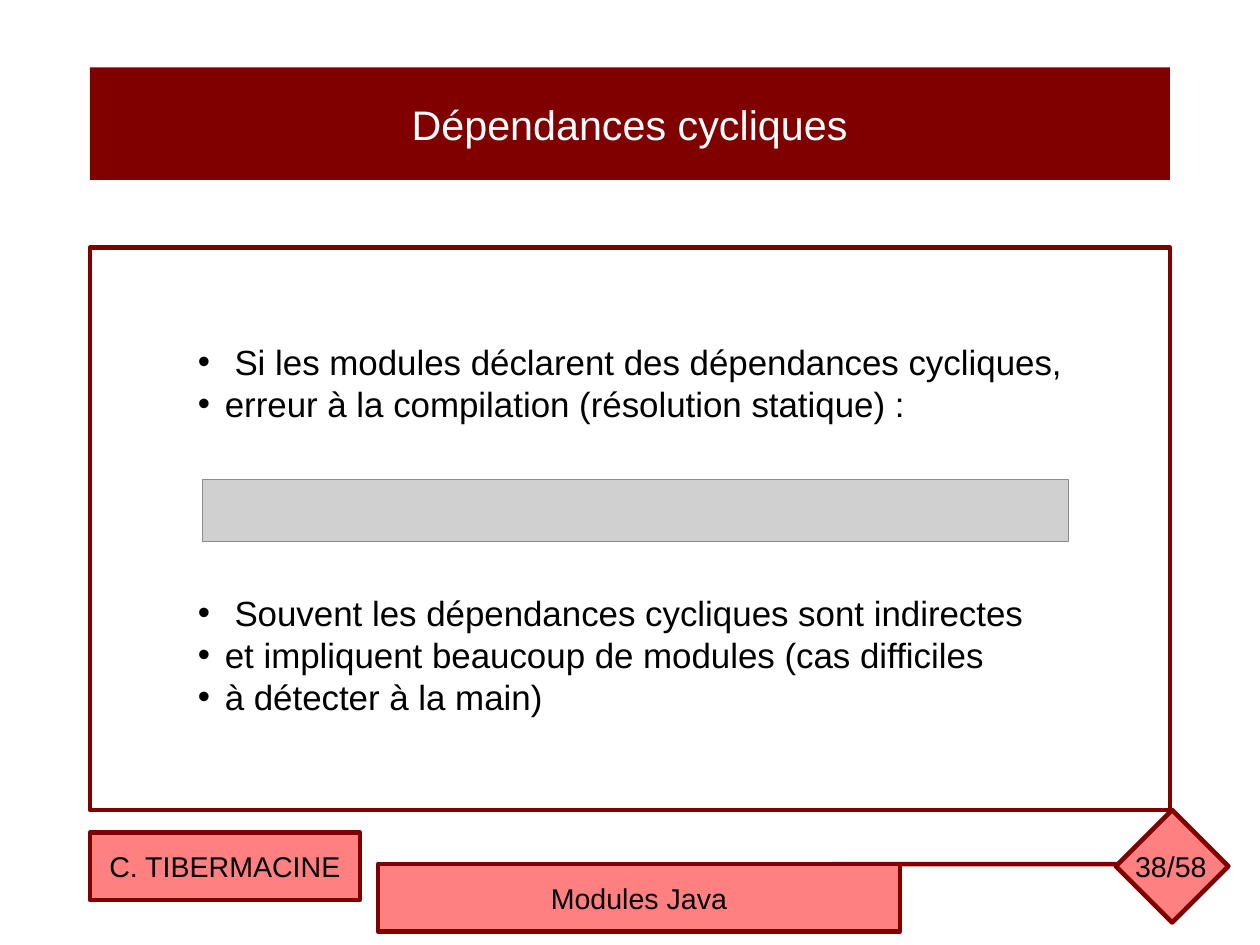
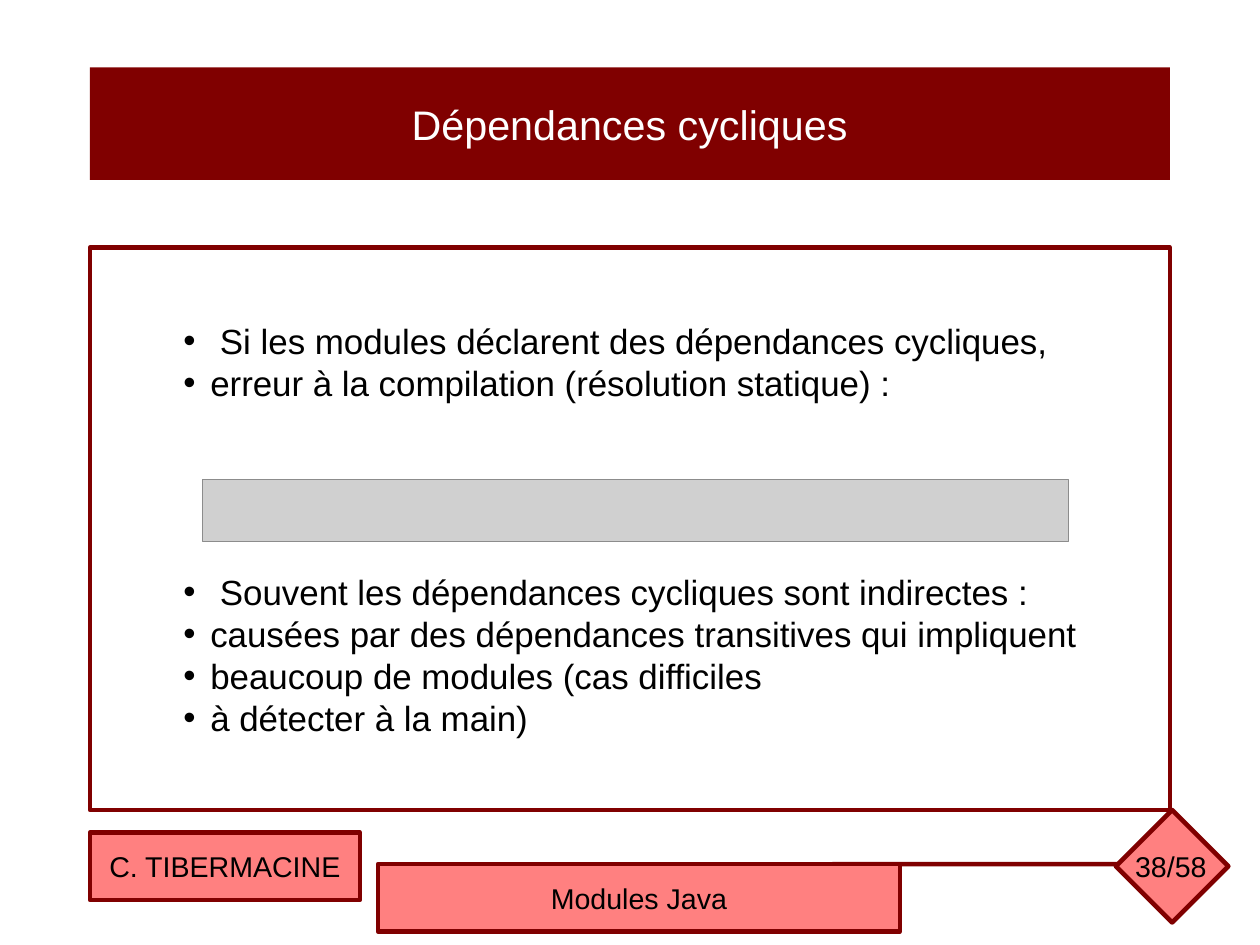
Before and after one commit to ctiber/composants, a slide deck: slide 38 of cours/cours6.odp. Drawn at 1260x945 pixels with LibreOffice and Linux fonts; fonts in the diff are those of the drawing; grey boxes stand for pictures. Boxes give left, top, right and bottom in pixels: in the first picture for what was removed or moved away, otherwise in the second. Text is boxed around its words. In the diff, an @@ line names an element or a change of style, - is before the commit and + after.

```diff
--- a/cours/cours6.odp
+++ b/cours/cours6.odp
@@ text in rectangle at (210,579,1076,696): text changed @@
-• Souvent les dépendances cycliques sont indirectes
-• et impliquent beaucoup de modules (cas difficiles
+• Souvent les dépendances cycliques sont indirectes :
+• causées par des dépendances transitives qui impliquent
+• beaucoup de modules (cas difficiles
```
Also in this commit, not shown: 21 other slides changed, 1 other file.
